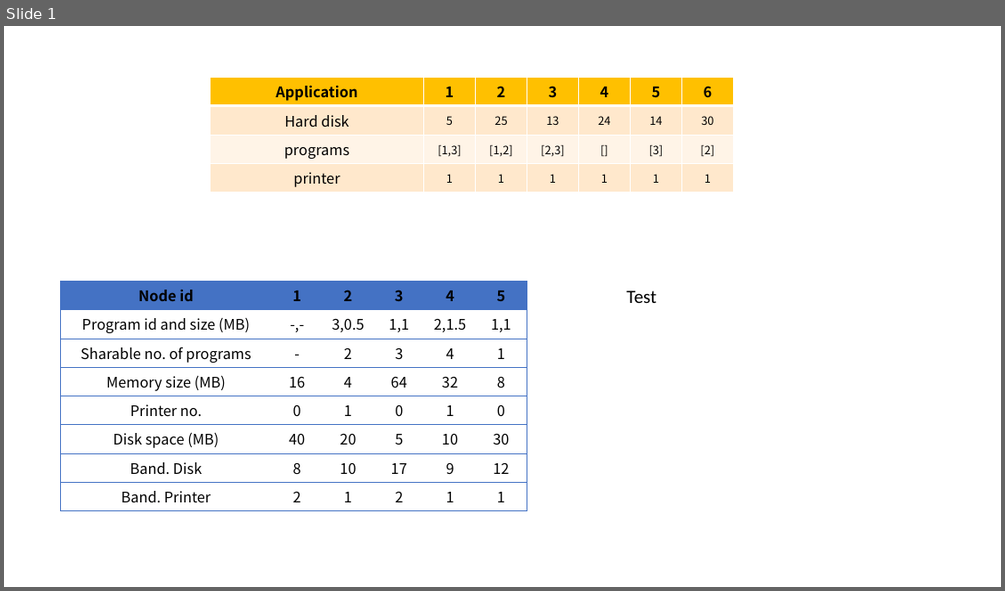
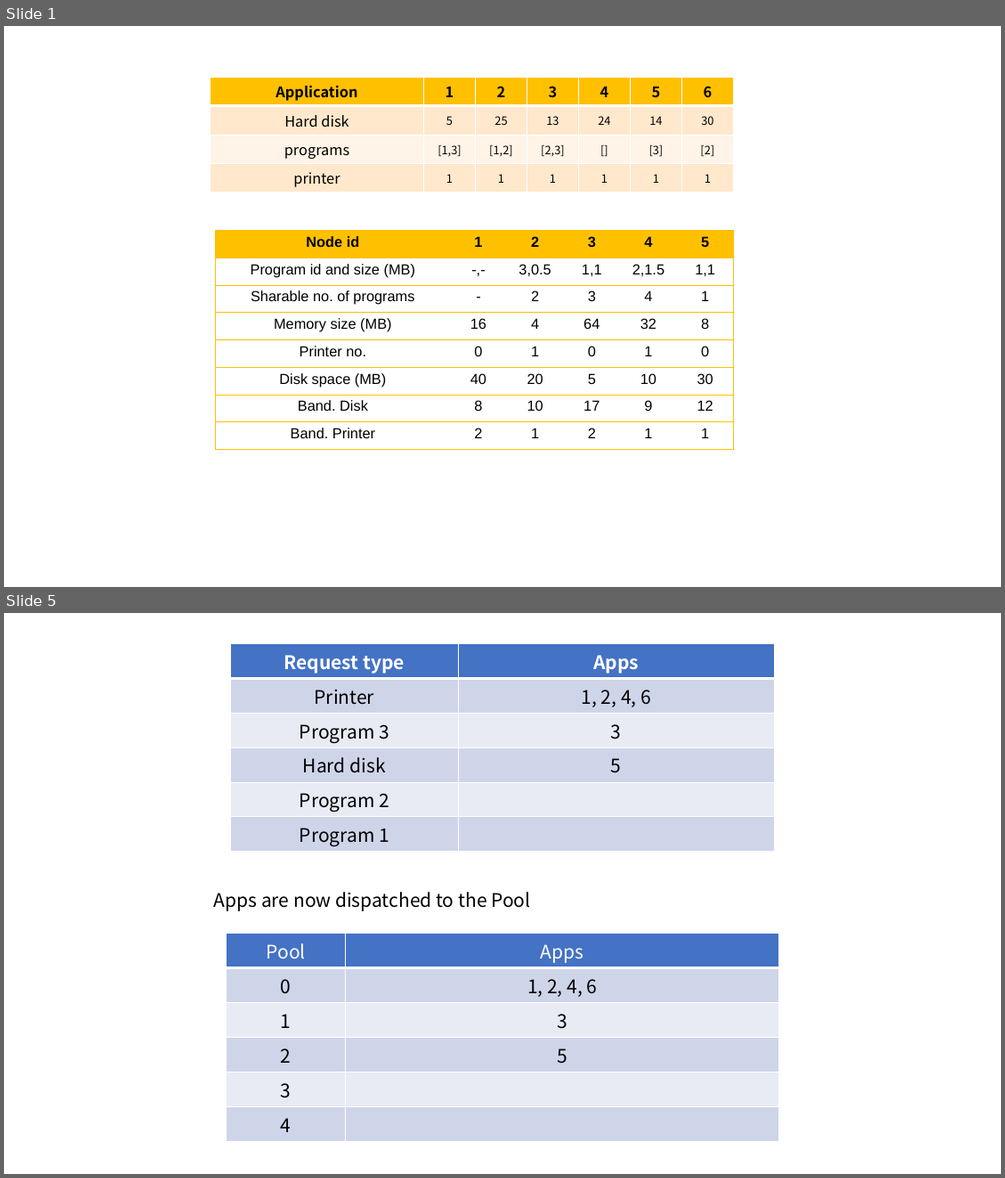
Before and after one commit to revhea2/priority-based-resource-allocation, a slide deck: final_presentation.pptx. Shown one above the other, each under a label of ours: slide 1 before the commit, slides 1 and 5 after it; the slides between them are not shown. The pictures are 1005x591 and 1005x1178 pixels, drawn with LibreOffice and Linux fonts; fonts in the diff are those of the drawing. Boxes give left, top, right and bottom in pixels: in the first picture for what was removed or moved away, otherwise in the second. Text is boxed around its words. In the diff, an @@ line names an element or a change of style, - is before the commit and + after.

```diff
--- a/final_presentation.pptx
+++ b/final_presentation.pptx
@@ slide 5 added at [4, 613, 1001, 1174], background #FFFFFF @@
@@ table added at [231, 643, 774, 850], 6 rows, 2 columns @@
+Request type | Apps
+Printer | 1, 2, 4, 6
+Program 3 | 3
+Hard disk | 5
+Program 2 | 
+Program 1 | 
@@ text added at [214, 892, 530, 911], 18 pt, text #000000 @@
+Apps are now dispatched to the Pool
@@ table added at [226, 933, 778, 1142], 6 rows, 2 columns @@
+Pool | Apps
+0 | 1, 2, 4, 6
+1 | 3
+2 | 5
+3 | 
+4 | 
@@ slide 1 changed as well @@
@@ table at [216, 230, 735, 450] @@
@@ font Noto Sans CJK JP to Arial @@
@@ borders changed @@
@@ table: place and size @@
-table at [61, 281, 526, 506]
+table at [216, 230, 735, 450]
@@ text removed at [626, 290, 656, 303] @@
-Test
```
Also in this commit, not shown: 15 other slides added, 2 slides removed, 1 other file.
